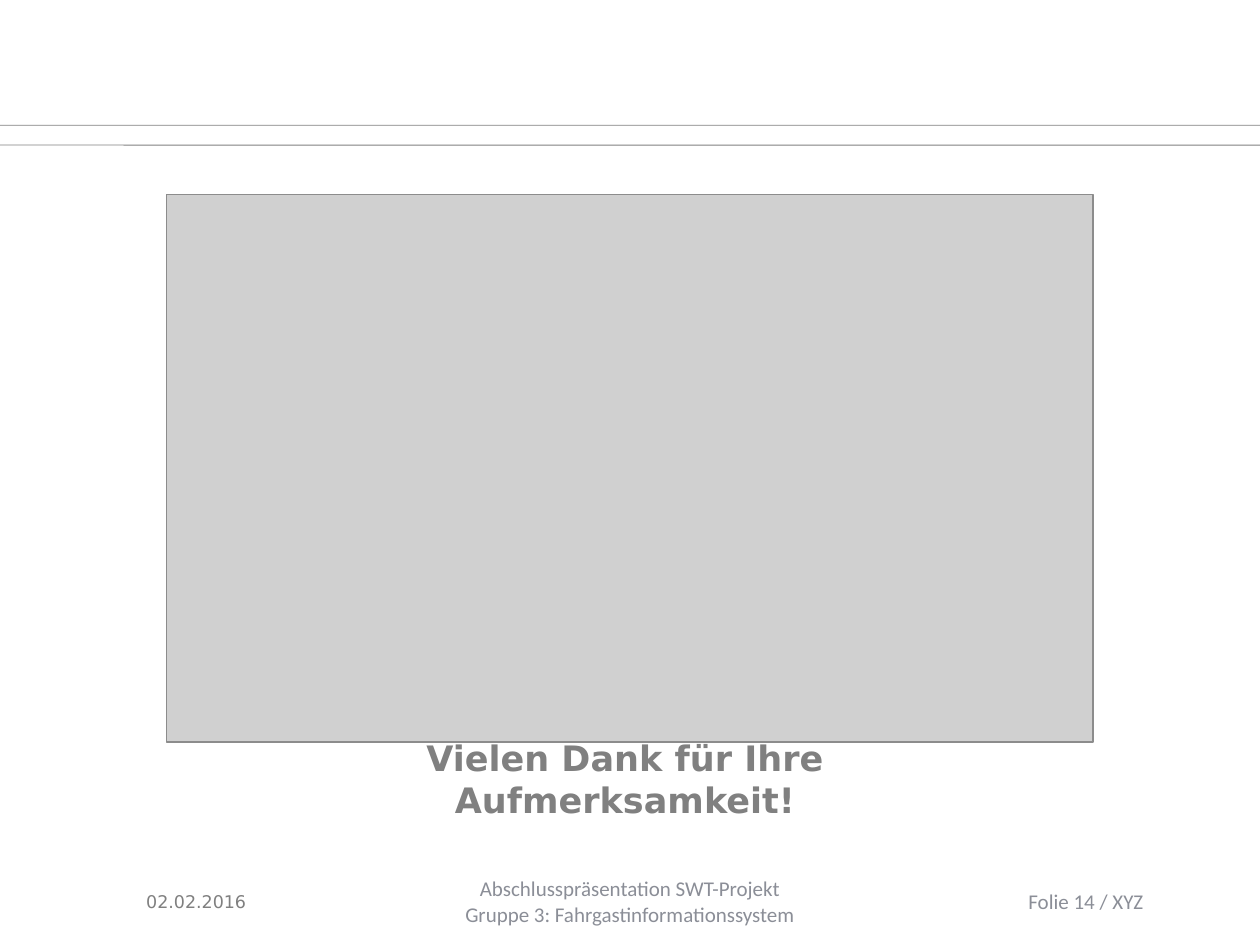
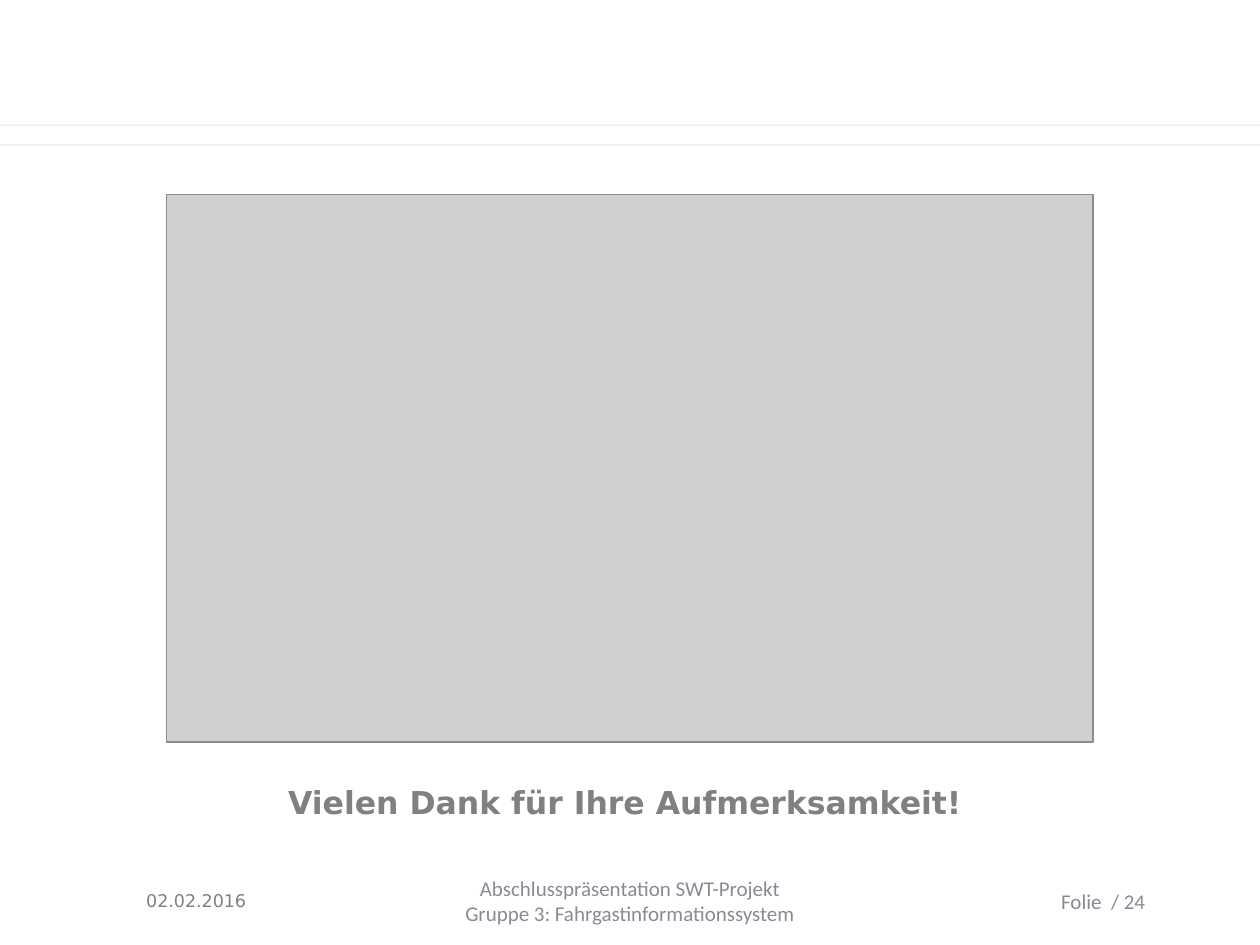
Before and after one commit to Juu98/fahrgastinformationssystem, a slide deck: slide 24 of organisation/Endpräsentation/abschlusspraesentation_aufgabenstlg._ooa_kaputt.pptx (slide 14 before the commit). Drawn at 1260x945 pixels with LibreOffice and Linux fonts; fonts in the diff are those of the drawing; grey boxes stand for pictures; background and template pictures are left out. Boxes give left, top, right and bottom in pixels: in the first picture for what was removed or moved away, otherwise in the second. Text is boxed around its words. In the diff, an @@ line names an element or a change of style, - is before the commit and + after.

```diff
--- a/organisation/Endpräsentation/abschlusspraesentation_aufgabenstlg._ooa_kaputt.pptx
+++ b/organisation/Endpräsentation/abschlusspraesentation_aufgabenstlg._ooa_kaputt.pptx
@@ line (0, 125) - (1260, 125): stroke #808080 0.51 pt to #EEECE1 0.74 pt @@
@@ line (0, 145) - (1260, 145): stroke #808080 0.51 pt to #EEECE1 0.74 pt @@
@@ text "Vielen Dank für Ihre Aufmerksamkeit!" at (288, 789, 962, 815): size 20 to 18 pt @@
@@ text at (1061, 894, 1145, 909): text changed; text colour #8B8E97 to #888B96 @@
-Folie 14 / XYZ
+Folie / 24
```
Also in this commit, not shown: 13 other slides changed, 10 slides added.
